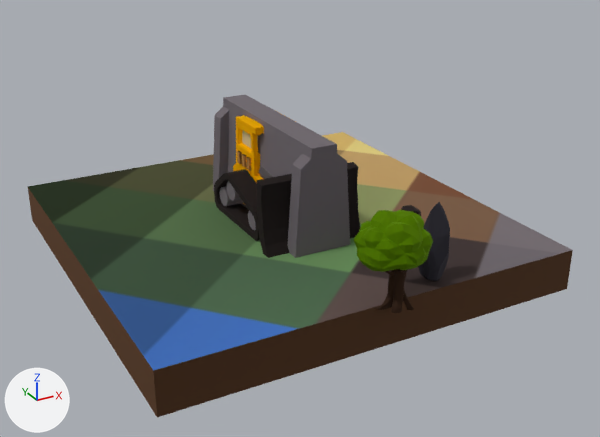
The glTF model dozer/data/dozer.glb, before and after one commit.
Rendered twice from a 50 mm camera at (-6.93, -13.58, 6.61) aimed at (0.04, -0.9, 0.27). Arrows for +X, +Y and +Z are at lower left; the lights stay in place. The picture after the commit comes second. Where no turn or scale is listed for an object, it has been applied to the vertices.

Before the edit, the objects in view are built like this:
```python
me_arm = bpy.data.meshes.new('Arm')
me_arm.from_pydata(...)  # 60 vertices, 108 faces; spans x -1.0..1.0, y -1.64..0.02, z -1.02..0.35
me_arm.materials.append(mat_knightmaterial)  # picture img_knighimage
me_cube = bpy.data.meshes.new('Cube')
me_cube.from_pydata(...)  # 44 vertices, 78 faces; spans x -0.57..0.58, y -1.85..1.85, z 0.0..2.0
me_cube.materials.append(mat_knightmaterial)  # picture img_knighimage
me_tracks = bpy.data.meshes.new('Tracks')
me_tracks.from_pydata(...)  # 88 vertices, 176 faces; spans x -0.88..0.88, y -0.99..1.04, z 0.01..0.93
me_tracks.materials.append(mat_knightmaterial)  # picture img_knighimage
ob_arm = bpy.data.objects.new('Arm', me_arm)
ob_arm.location = (0.0, 0.0, 1.0)
ob_tracks = bpy.data.objects.new('Tracks', me_tracks)
ob_tracks.location = (0.0, 0.0, 0.0)
ob_wall = bpy.data.objects.new('Wall', me_cube)
ob_wall.location = (0.0, 0.0, 0.0)
# also in view: 'BigRock' at (1.06, -3.64, 0.67); 'Tree.002' at (-0.01, -4.0, 0.78); 'Body' at (0.0, 0.02, 1.02); 'Floor' at (0.0, 0.0, -0.4)
```
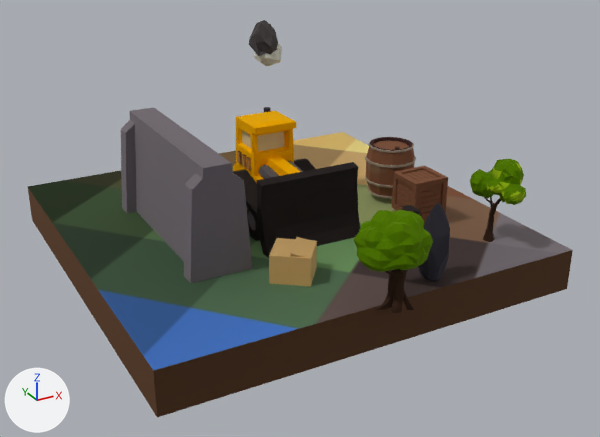
The change, as a diff of the scene's bpy script:
```diff
--- a/dozer/data/dozer.glb.py
+++ b/dozer/data/dozer.glb.py
@@ mat_knightmaterial_003 @@
+mat_knightmaterial_003 = principled_material('KnightMaterial.003')
+mat_knightmaterial_003.texture = img_knighimage
+mat_knightmaterial_003.metallic = 1.0
+mat_knightmaterial_003.roughness = 0.9
@@ me_smokeblack @@
+me_smokeblack.from_pydata(...)  # 42 vertices, 80 faces; spans x -0.356..0.2, y -0.383..0.288, z -0.122..0.55
+me_smokeblack.materials.append(mat_knightmaterial)  # picture img_knighimage
@@ me_smokeblack_001 @@
+me_smokeblack_001.from_pydata(...)  # 42 vertices, 80 faces; spans x -0.298..0.282, y -0.302..0.294, z -0.268..0.305
+me_smokeblack_001.materials.append(mat_knightmaterial)  # picture img_knighimage
@@ me_tree_003 @@
+me_tree_003.from_pydata(...)  # 346 vertices, 672 faces; spans x -0.36..0.44, y -0.71..0.46, z 0.0..1.58
+me_tree_003.materials.append(mat_knightmaterial_003)  # picture img_knighimage
@@ me_barrel @@
+me_barrel.from_pydata(...)  # 252 vertices, 486 faces; spans x -0.522..0.522, y -0.522..0.522, z -0.513..0.513
+me_barrel.materials.append(mat_knightmaterial)  # picture img_knighimage
@@ me_box @@
+me_box.from_pydata(...)  # 28 vertices, 52 faces; spans x -0.491..0.49, y -0.491..0.491, z -0.277..0.31
+me_box.materials.append(mat_knightmaterial)  # picture img_knighimage
@@ me_crate @@
+me_crate.from_pydata(...)  # 320 vertices, 604 faces; spans x -0.374..0.372, y -0.372..0.374, z -0.371..0.374
+me_crate.materials.append(mat_knightmaterial)  # picture img_knighimage
@@ ob_wall @@
 ob_wall = bpy.data.objects.new('Wall', me_cube)
-ob_wall.location = (0.0, 0.0, 0.0)
+ob_wall.location = (-2.0, 0.0, 0.0)
@@ ob_smokeblack @@
+ob_smokeblack = bpy.data.objects.new('SmokeBlack', me_smokeblack)
+ob_smokeblack.location = (0.31, 0.93, 3.15)
@@ ob_smokewhite @@
+ob_smokewhite = bpy.data.objects.new('SmokeWhite', me_smokeblack_001)
+ob_smokewhite.location = (0.34, 0.95, 3.06)
@@ ob_tree_003 @@
+ob_tree_003 = bpy.data.objects.new('Tree.003', me_tree_003)
+ob_tree_003.location = (2.96, -2.91, 0.0)
@@ ob_barrel @@
+ob_barrel = bpy.data.objects.new('Barrel', me_barrel)
+ob_barrel.location = (2.51, -0.27, 0.67)
@@ ob_box @@
+ob_box = bpy.data.objects.new('Box', me_box)
+ob_box.location = (-0.93, -2.43, 0.27)
@@ ob_crate @@
+ob_crate = bpy.data.objects.new('Crate', me_crate)
+ob_crate.location = (2.33, -1.55, 0.59)
```

Changed parts and their boxes (x1, y1, x2, y2) in the pictures (600 x 437 px):
'Wall', moved: before (213, 95, 350, 258); after (121, 107, 252, 283)
'Barrel', added (brown): after (365, 137, 416, 198)
'Crate', added (brown): after (392, 166, 448, 219)
'Box', added (brown): after (269, 237, 317, 287)
'Tree.003', added (green): after (470, 159, 526, 242)
'SmokeBlack', added: after (249, 20, 278, 56)
'SmokeWhite', added: after (253, 44, 282, 66)
